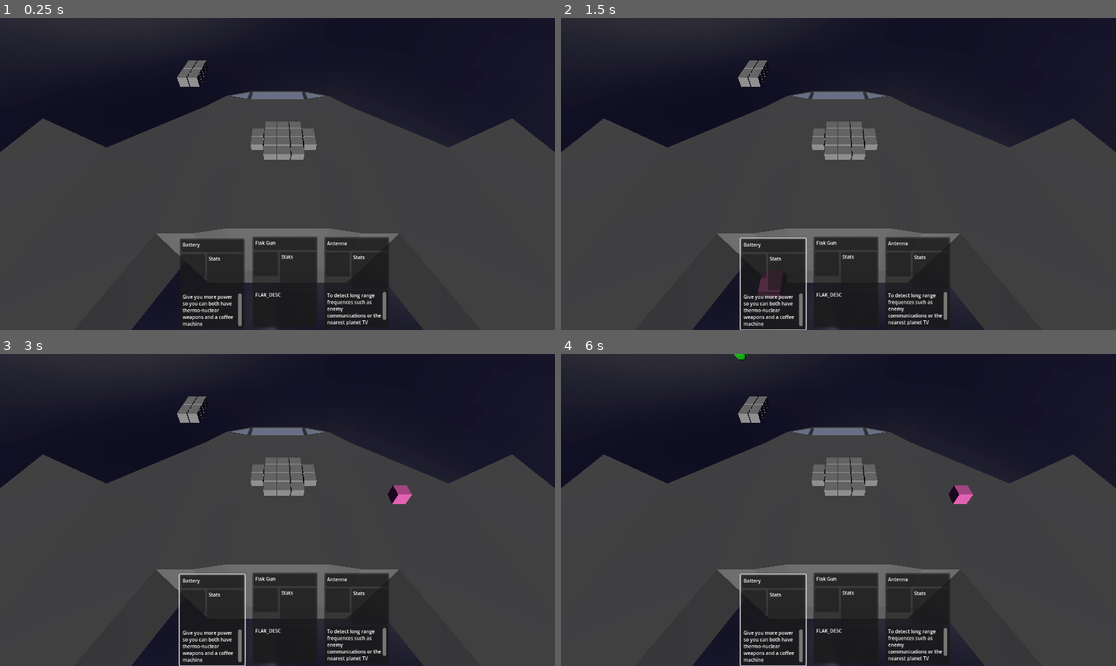
Above: before the commit, frames 1-4 (two rows, left to right).
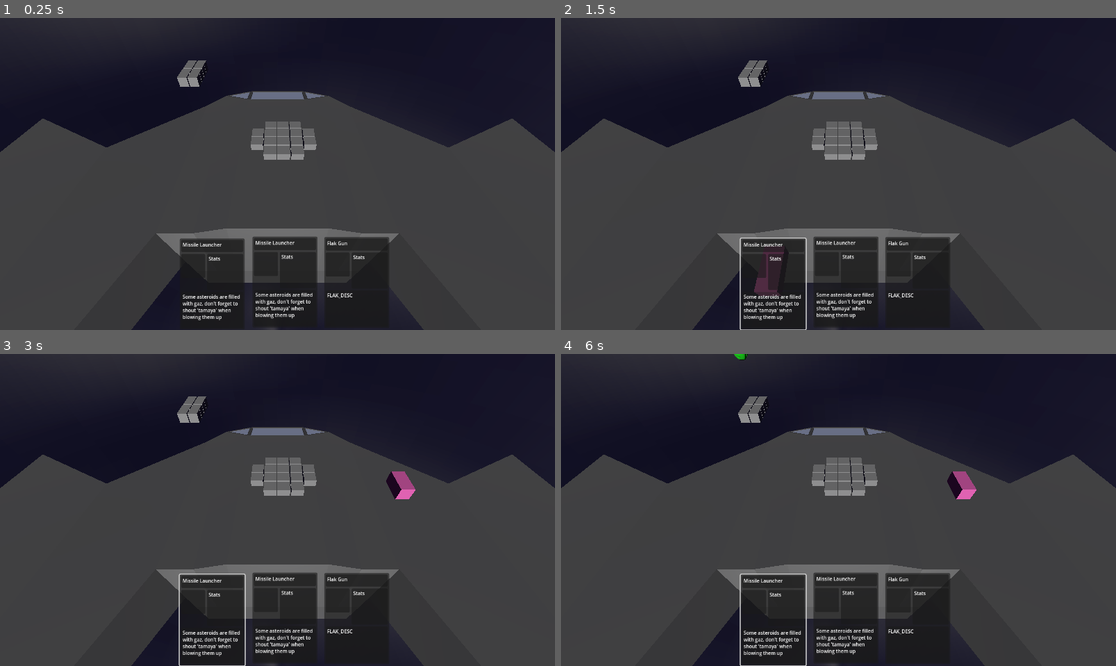
Above: after the commit, the same moments.

Repository: Xwilarg/LudumDare54
Game: Godot game, scene res://Scenes/Main.tscn
Same seed, same stepped clock (60 frames per second), same inputs: the game is played once before the commit and once after it. Video files are missing from this copy of the repository; at most half a second of black plays in their place.
Inputs (mouse positions are in pixels of both pictures, inside the frame that each line leads up to):
- Up to frame 1 (0.25 s): no input
- Up to frame 2 (1.5 s): click (771, 283) at 0.52 s; click (771, 283) at 1.27 s
- Up to frame 3 (3 s): click (210, 619) at 2.02 s; tap Enter at 2.75 s; move the mouse to (399, 494) at 2.77 s; click (399, 494) at 2.92 s
- Up to frame 4 (6 s): tap Space at 3.5, 5 s; move the mouse to (727, 525) at 3.52 s; click (727, 525) at 3.67 s; tap Enter at 4.25, 5.75 s; move the mouse to (894, 441) at 4.27 s; click (894, 441) at 4.42 s; move the mouse to (810, 572) at 5.02 s; click (810, 572) at 5.17 s; move the mouse to (1005, 556) at 5.77 s; click (1005, 556) at 5.92 s

The runs differ from the first frame. In frame 1, 1.2% of the frame differs, in the area x 32-70%, y 71-99%; in frame 2, 1.3%; in frame 3, 1.6%, in the area x 32-75%, y 37-99%; in frame 4, 1.6%.

Commit message:
Add solar panel

Diff:
--- a/Cards/MainDeck.json
+++ b/Cards/MainDeck.json
@@ -24,9 +24,16 @@
 		"model": "batteryPack",
 		"size": "S1",
 		"effects": {
-			"ATK_RED": 10,
-			"ATK_GRN": 25,
-			"ATK_BLU": 5
+			"ENG": 10
+		},
+		"energyCost": 0
+	},
+	{
+		"name": "solarPanel",
+		"model": "solarPanel",
+		"size": "S2",
+		"effects": {
+			"ENG": 25
 		},
 		"energyCost": 0
 	},
--- a/Scripts/Deck/Card.gd
+++ b/Scripts/Deck/Card.gd
@@ -10,6 +10,7 @@
 	elif json.model == "batteryPack": model = preload("res://Models/batteryPack.glb")
 	elif json.model == "satelliteDish": model = preload("res://Models/satelliteDish.glb")
 	elif json.model == "navConsole": model = preload("res://Models/navConsole.glb")
+	elif json.model == "solarPanel": model = preload("res://Models/solarPanel.glb")
 	else: print("Unknown model " + json.model)
 
 	if json.size == "S1":
--- a/Translations/text.csv
+++ b/Translations/text.csv
@@ -6,11 +6,13 @@
 MISSILE_NAME;Missile Launcher;Lance-missile
 MISSILE_DESC;Some asteroids are filled with gaz, don't forget to shout 'tamaya' when blowing them up;Certains astéroides sont rempli de gaz, n'oubliez pas de crier 'tamaya' quand ils explosent
 BATTERY_NAME;Battery;Batterie
-BATTERY_DESC;Give you more power so you can both have thermo-nuclear weapons and a coffee machine;Vous donne plus de puissance pour que vous puissiez à la fois avoir des armes thermo-nucléaire et une machine à café
+BATTERY_DESC;Use the power of lithium so you can have both thermo-nuclear weapons and a coffee machine;Utilise le pouvoir du lithium pour que vous puissiez avoir à la fois des armes thermo-nucléaire et une machine à café
 ANTENNA_NAME;Antenna;Antenne
 ANTENNA_DESC;To detect long range frequences such as enemy communications or the nearest planet TV channel;Pour détecter les fréquences longue portée comme les communications enemies ou les chaines TV de la planête la plus proche
 OVERCLOCK_NAME;Overclock Module;Moduble d'overclockage
 OVERCLOCK_DESC;Increase the voltage of all your device, making them more efficient with little to no risk;Augmente le voltage de tous vos appareils, les rendant plus efficace avec presque aucun risque
+SOLARPANEL_NAME;Solar Panel;Panneau Solaire
+SOLARPANEL_DESC;Grants you even more power at the cost of having to clean off every 2 days the dust from the asteroids you keep destroying;Vous donne encore plus de puissance au cout de devoir les nettoyer tous les 2 jours de la poussière de tous les astéroides que vous détruisez
 
 EFF_ATK_RED;Damage red asteroids by %1 of their HP per seconds;Inflige des dégats aux astéroides rouges de %1 de leur PV par secondes
 EFF_ATK_GRN;Damage green asteroids by %1 of their HP per seconds;Inflige des dégats aux astéroides verts de %1 de leur PV par secondes
